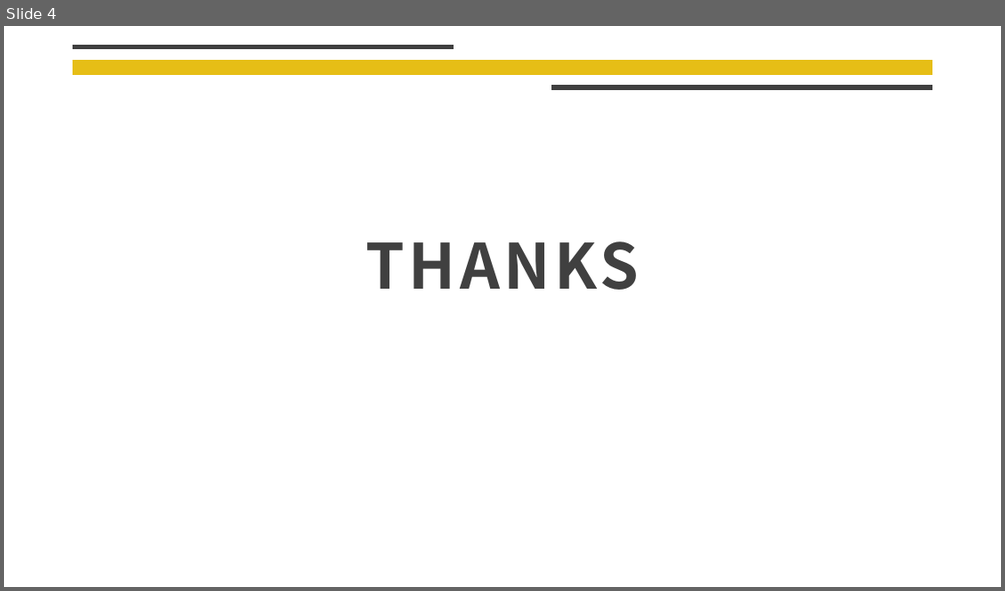
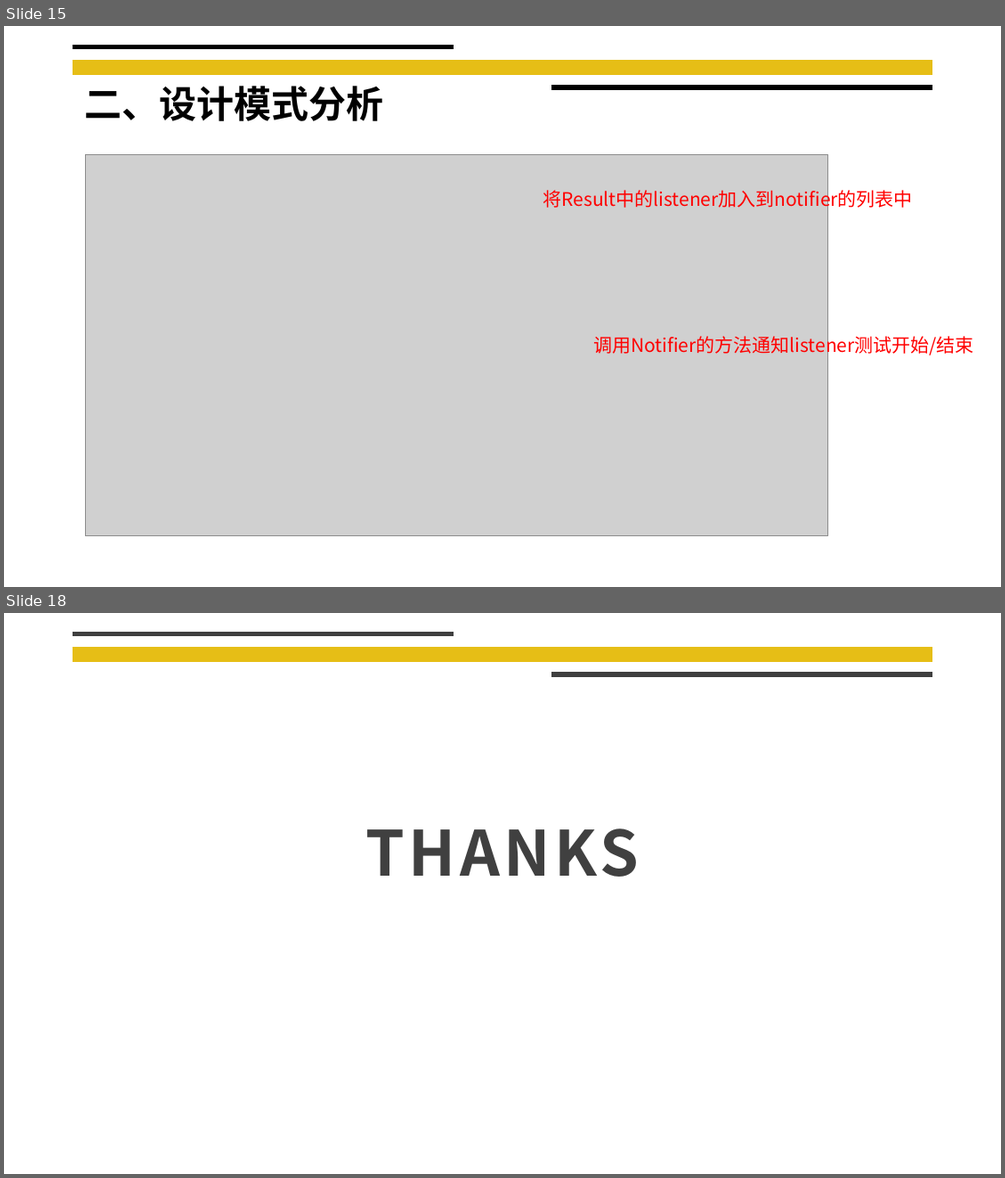
Before and after one commit to liangliang678/UCAS_OOP, a slide deck: Assignment2/课堂研讨.pptx. Shown one above the other, each under a label of ours: slide 4 before the commit, slides 15 and 18 after it; the slides between them are not shown. The pictures are 1005x591 and 1005x1178 pixels, drawn with LibreOffice and Linux fonts; fonts in the diff are those of the drawing; grey boxes stand for pictures; background and template pictures are left out. Boxes give left, top, right and bottom in pixels: in the first picture for what was removed or moved away, otherwise in the second. Text is boxed around its words. In the diff, an @@ line names an element or a change of style, - is before the commit and + after.

```diff
--- a/Assignment2/课堂研讨.pptx
+++ b/Assignment2/课堂研讨.pptx
@@ slide 15 added at box(4, 26, 1001, 587), background #FFFFFF; not listed: 1 template element that a slide beside it also shows @@
@@ line added from (73, 47) to (453, 47), #000000 4.5 pt @@
@@ text added at box(84, 86, 383, 121), 36 pt, text #000000, bold @@
+二、设计模式分析
@@ line added from (551, 87) to (933, 87), #000000 4.5 pt @@
@@ picture added at box(86, 155, 828, 535) @@
@@ text added at box(543, 187, 913, 210), 18 pt, text #FF0000 @@
+将Result中的listener加入到notifier的列表中
@@ text added at box(593, 333, 974, 356), 18 pt, text #FF0000 @@
+调用Notifier的方法通知listener测试开始/结束
@@ what was slide 4 is now slide 18 @@
```
Also in this commit, not shown: 3 slides changed, 13 other slides added.
